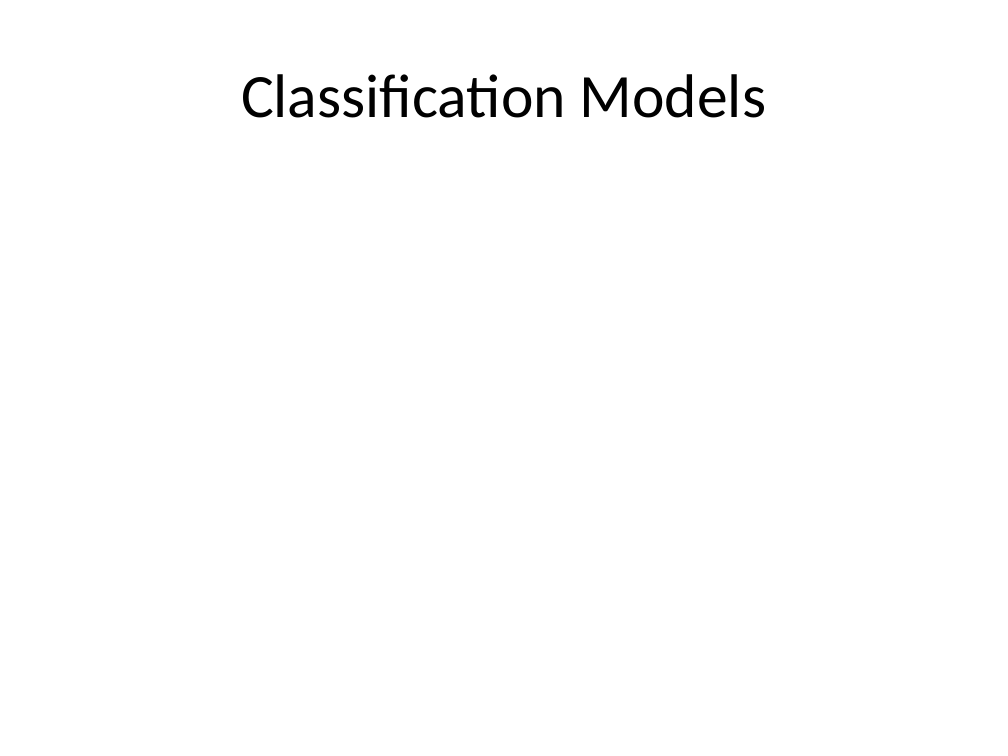
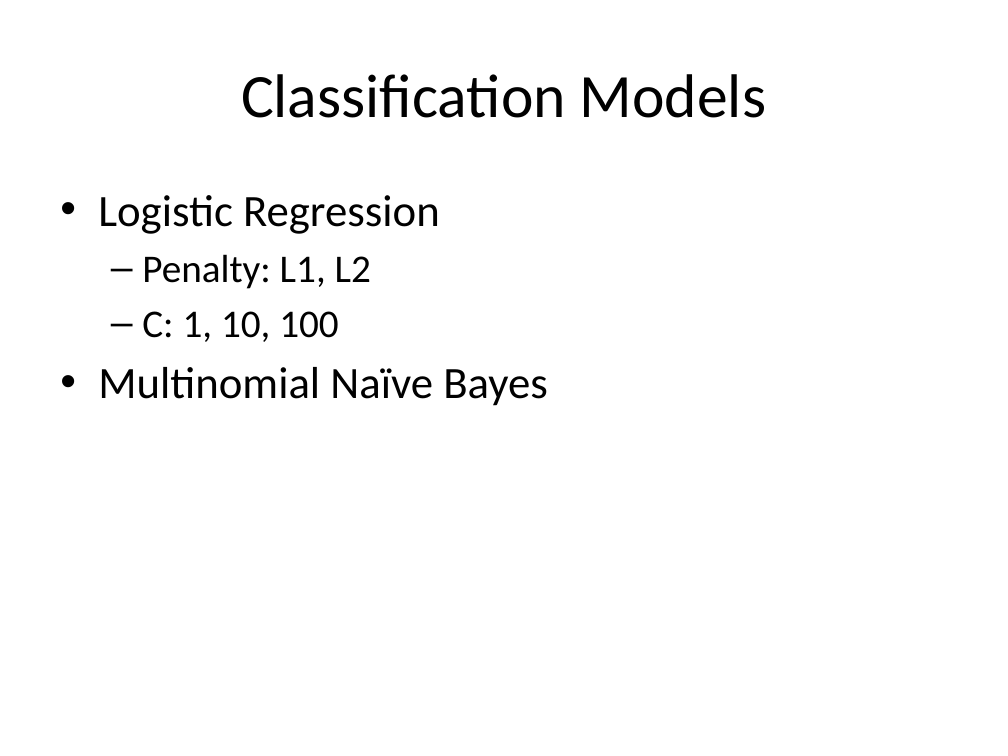
Before and after one commit to mramire8/osna, a slide deck: slide 8 of presentations/project.pptx (slide 10 before the commit). Drawn at 1008x756 pixels with LibreOffice and Linux fonts; fonts in the diff are those of the drawing. Boxes give left, top, right and bottom in pixels: in the first picture for what was removed or moved away, otherwise in the second. Text is boxed around its words. In the diff, an @@ line names an element or a change of style, - is before the commit and + after.

```diff
--- a/presentations/project.pptx
+++ b/presentations/project.pptx
@@ text added at bbox=[98, 195, 548, 406], 32 pt, text #000000 @@
+• Logistic Regression
+  – Penalty: L1, L2
+  – C: 1, 10, 100
+• Multinomial Naïve Bayes
```
Also in this commit, not shown: 3 other slides changed, 3 slides added, 1 slide removed, 3 other files.
